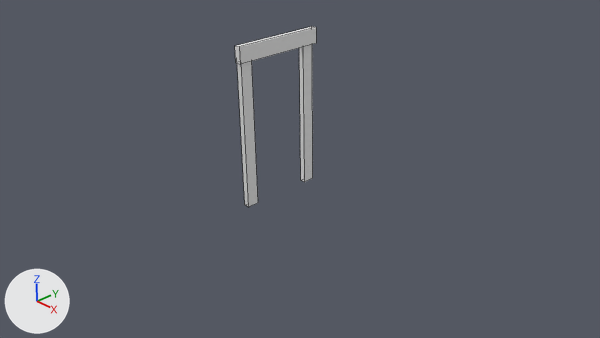
Two versions of the Blender file door.blend, one commit apart.
The view is the same before and after, from the file's camera 'Camera'. Every picture has the same lights, and +X, +Y and +Z are marked at lower left. Mesh edges are drawn as thin lines.

Objects in the first picture: 'Frame.000', 'Frame.001', 'Frame.002'.
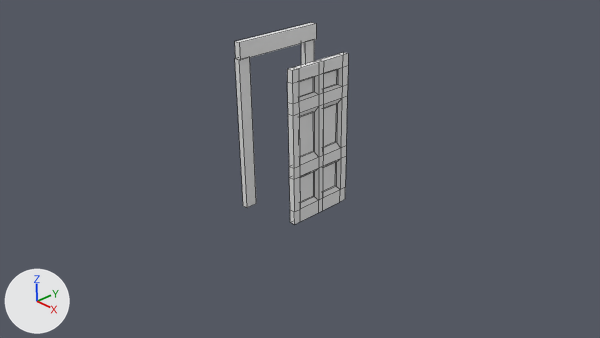
Commit message: Add Slight Changes

Where the newer file only moved an object's origin or applied its transform, the numbers keep the older frame.

What the commit changed:
me_cube_003 has 8 vertices, 6 faces and spans x -0.05..0.05, y -1.25..1.25, z -0.13..0.07.
me_cube_003 is used by ob_frame_002; location (0.03, 0.0, 2.6); scale (1.05, 0.628, 1.29).
me_cube_003 part 1: the whole mesh is moved by (0.0, 0.0, 0.05).
Mesh me_cube_005 is new.
It has 144 vertices, 142 faces and spans x -0.05..0.05, y -0.58..0.58, z 0.0..2.5.
Object 'Frame.003' (ob_frame_003) is new; it shows me_cube_005.
Its location is (0.93, 0.0, 0.0).

Location of each change, [x1, y1, x2, y2] in pixels of the pictures (600 x 338 px):
'Frame.003', added
    after: [287, 52, 348, 224]
'Frame.002', mesh moved
    before: [235, 27, 316, 64]
    after: [235, 23, 316, 60]
'Frame.001', unchanged, covered by the edit
    before: [299, 45, 313, 182]
    after: [301, 40, 314, 65]
